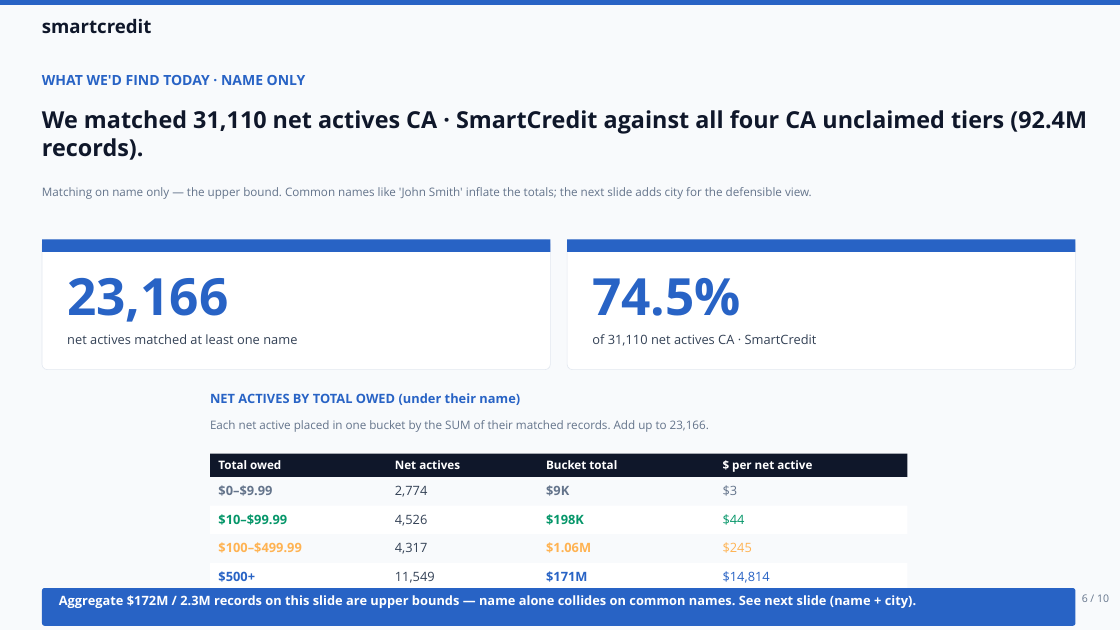
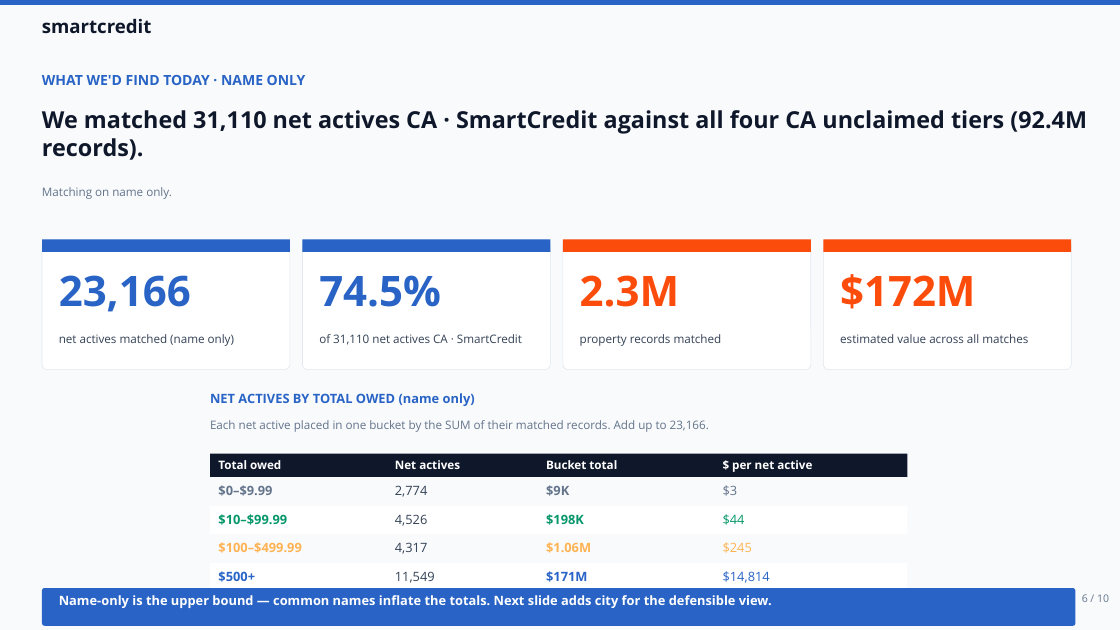
Before and after one commit to ahmedyassineconsumerdirect/cd-getmymoney, a slide deck: slide 6 of myReclaim-Exec-Deck.pptx. Drawn at 1120x630 pixels with LibreOffice and Linux fonts; fonts in the diff are those of the drawing. Boxes give left, top, right and bottom in pixels: in the first picture for what was removed or moved away, otherwise in the second. Text is boxed around its words. In the diff, an @@ line names an element or a change of style, - is before the commit and + after.

```diff
--- a/myReclaim-Exec-Deck.pptx
+++ b/myReclaim-Exec-Deck.pptx
@@ text added at <box>42,187,172,199</box>, 10 pt, text #64748B @@
+Matching on name only.
@@ rounded rectangle: place and size @@
-rounded rectangle at <box>42,239,550,370</box>
+rounded rectangle at <box>42,239,290,370</box>
@@ rectangle: place and size @@
-rectangle at <box>42,239,550,252</box>
+rectangle at <box>42,239,290,252</box>
@@ rounded rectangle added at <box>302,239,550,370</box>, fill #FFFFFF, outline #E2E8F0 0.5 pt @@
@@ rectangle added at <box>302,239,550,252</box>, fill #2863C5 @@
@@ rounded rectangle added at <box>563,239,811,370</box>, fill #FFFFFF, outline #E2E8F0 0.5 pt @@
@@ rectangle added at <box>563,239,811,252</box>, fill #FC4C0B @@
@@ rectangle removed at <box>567,239,1075,252</box> @@
@@ rounded rectangle: place and size @@
-rounded rectangle at <box>567,239,1075,370</box>
+rounded rectangle at <box>823,239,1071,370</box>
@@ rectangle added at <box>823,239,1071,252</box>, fill #FC4C0B @@
@@ text "23,166": place and size @@
-text "23,166" at <box>67,278,228,322</box>
+text "23,166" at <box>59,275,191,312</box>
@@ text "23,166" at <box>59,275,191,312</box>: size 44 to 36 pt @@
@@ text "74.5%" at <box>319,275,441,307</box>: size 44 to 36 pt @@
@@ text "74.5%": place and size @@
-text "74.5%" at <box>592,278,741,316</box>
+text "74.5%" at <box>319,275,441,307</box>
@@ text added at <box>580,275,679,307</box>, 36 pt, text #FC4C0B, bold @@
+2.3M
@@ text added at <box>840,274,975,309</box>, 36 pt, text #FC4C0B, bold @@
+$172M
@@ text at <box>59,334,234,346</box>: text changed; size 11 to 10 pt @@
-net actives matched at least one name
+net actives matched (name only)
@@ text "of 31,110 net actives CA ...": place and size @@
-text "of 31,110 net actives CA ..." at <box>592,334,817,346</box>
+text "of 31,110 net actives CA ..." at <box>319,334,522,345</box>
@@ text "of 31,110 net actives CA ..." at <box>319,334,522,345</box>: size 11 to 10 pt @@
@@ text added at <box>580,334,722,346</box>, 10 pt, text #334155 @@
+property records matched
@@ text added at <box>840,334,1028,343</box>, 10 pt, text #334155 @@
+estimated value across all matches
@@ text at <box>210,393,475,406</box>: text changed @@
-NET ACTIVES BY TOTAL OWED (under their name)
+NET ACTIVES BY TOTAL OWED (name only)
@@ text at <box>59,595,772,608</box>: text changed; size 10 to 11 pt; text colour #64748B to #FFFFFF; bold on @@
-Matching on name only — the upper bound. Common names like 'John Smith' inflate the totals; the next slide adds city for the defensible view.
+Name-only is the upper bound — common names inflate the totals. Next slide adds city for the defensible view.
@@ text removed at <box>265,595,916,608</box> @@
-Aggregate $172M / 2.3M records on this slide are upper bounds — name alone collides on common names. See next slide (name + city).
```
Also in this commit, not shown: 1 other file.
